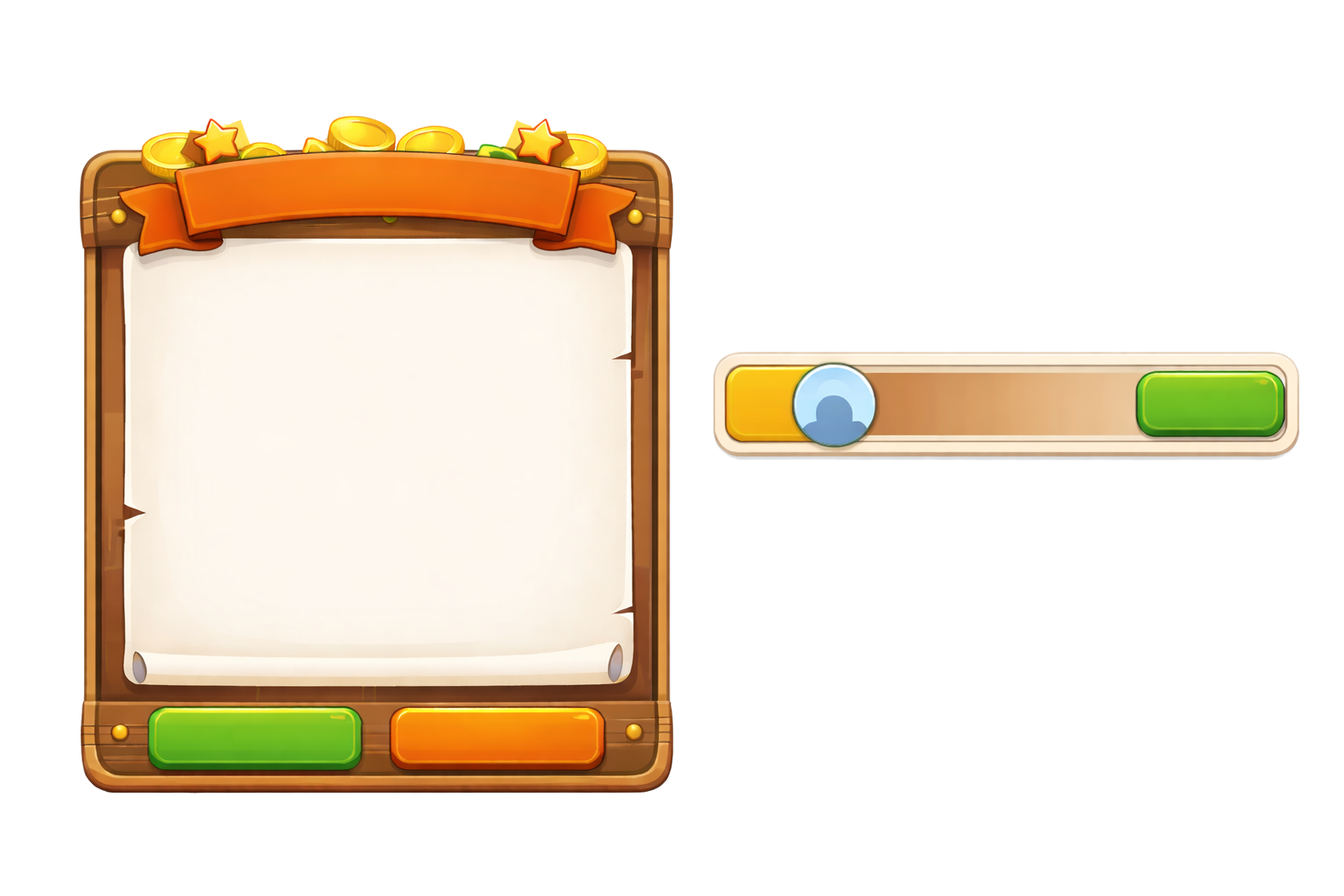
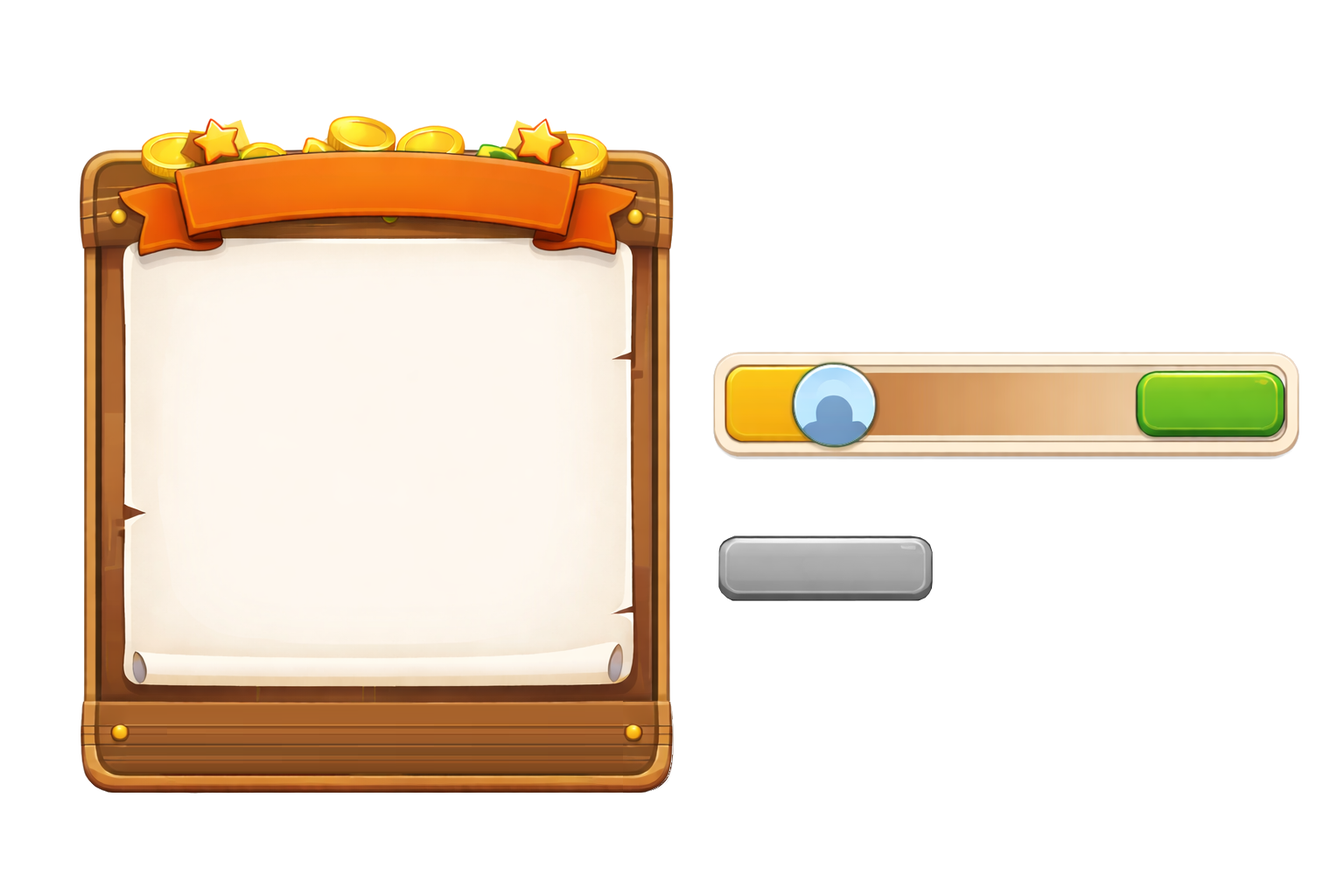
Before/after of a w=1344, h=896 layered artwork. What changed in the layer stack:
added layer "button" above "lb" over (718, 535, 933, 601)
renamed "Leaderboard" to "lb", painted on it over (130, 700, 673, 794)
removed layer "Вставленный слой #1" over (737, 459, 1273, 461)
